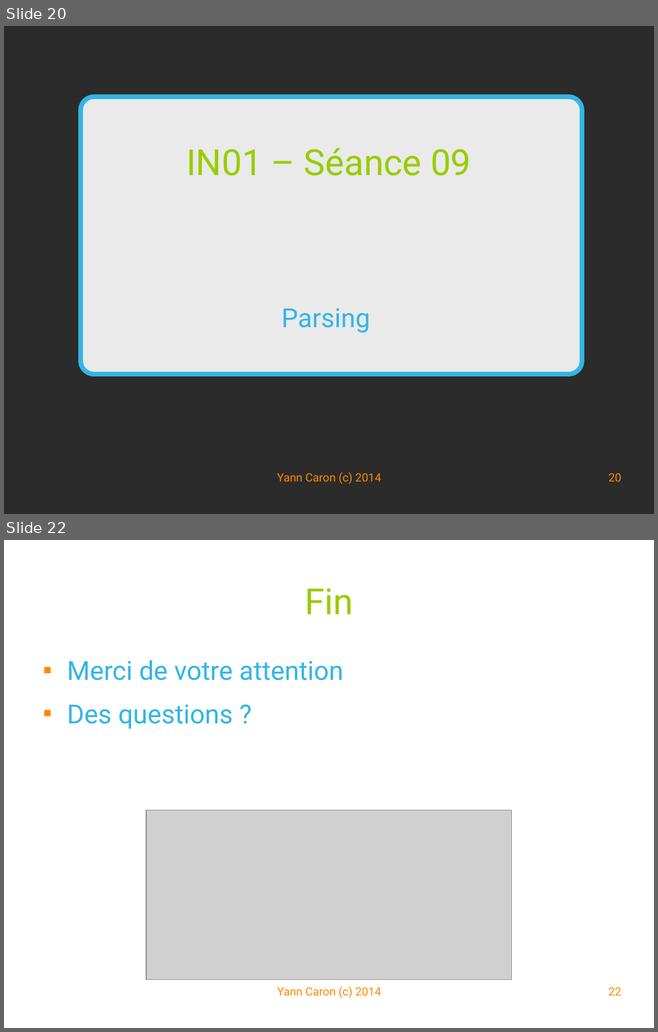
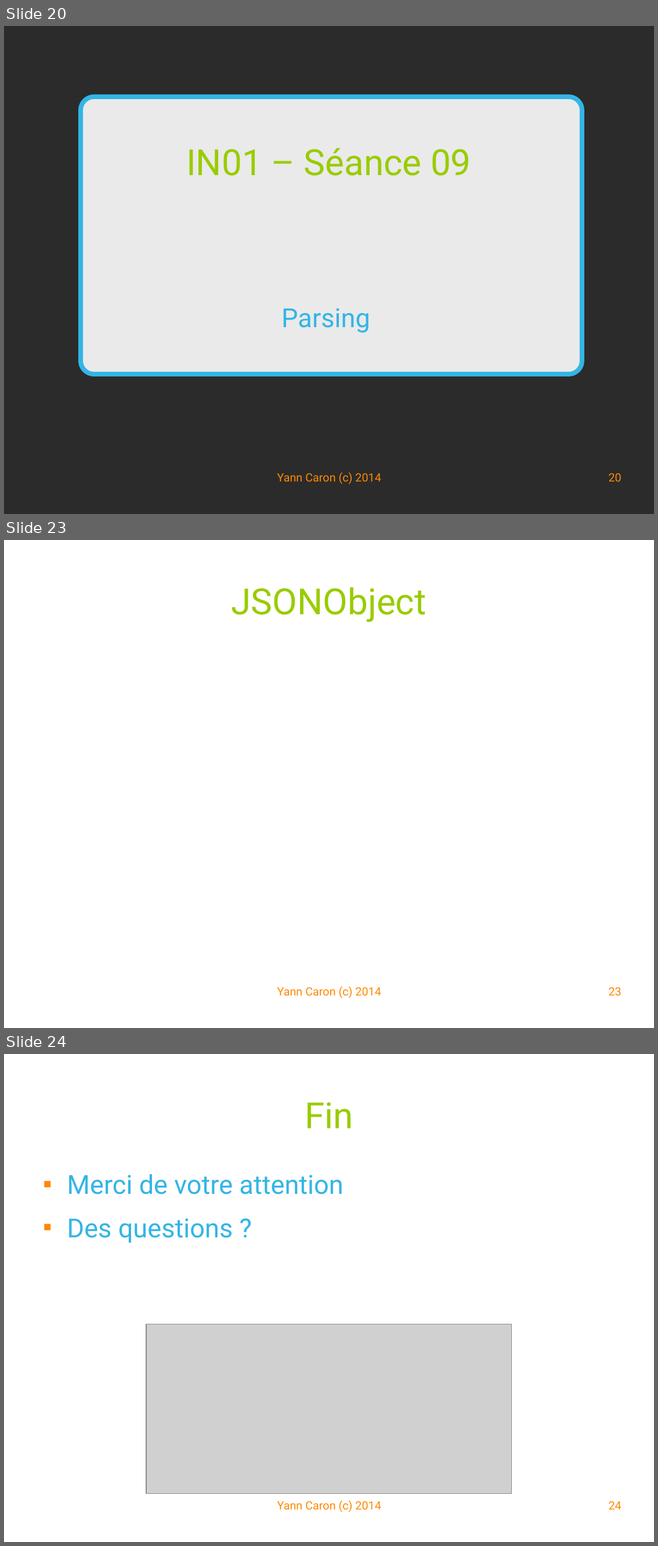
Before and after one commit to YannCaron/Android-ENSG, a slide deck: 09 - WebServices.odp. Shown one above the other, each under a label of ours: slides 20 and 22 before the commit, slides 20, 23 and 24 after it; the slides between them are not shown. The pictures are 658x1032 and 658x1546 pixels, drawn with LibreOffice and Linux fonts; fonts in the diff are those of the drawing; grey boxes stand for pictures; background and template pictures are left out; a plain dark background stands for a picture behind light text. Boxes give left, top, right and bottom in pixels: in the first picture for what was removed or moved away, otherwise in the second. Text is boxed around its words. In the diff, an @@ line names an element or a change of style, - is before the commit and + after.

```diff
--- a/09 - WebServices.odp
+++ b/09 - WebServices.odp
@@ slide 23 added at (4, 540, 654, 1028), background #FFFFFF @@
@@ title added at (231, 587, 426, 622), 44 pt, text #99CC00 @@
+JSONObject
@@ text added at (277, 986, 380, 998), 14 pt, text #FF8800 @@
+Yann Caron (c) 2014
@@ page number added at (608, 987, 621, 996), 14 pt, text #FF8800 @@
+23
@@ what was slide 22 is now slide 24 @@
@@ page number at (608, 1501, 621, 1509): text changed @@
-22
+24
```
Also in this commit, not shown: 1 slide changed, 1 other slide added.
